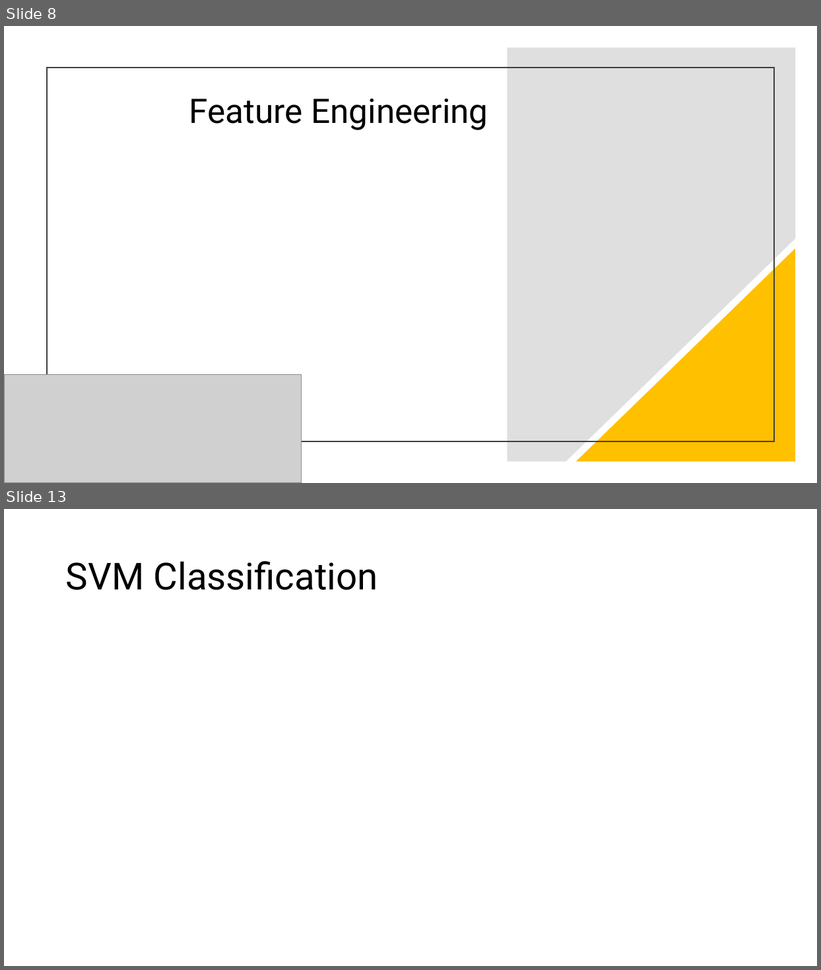
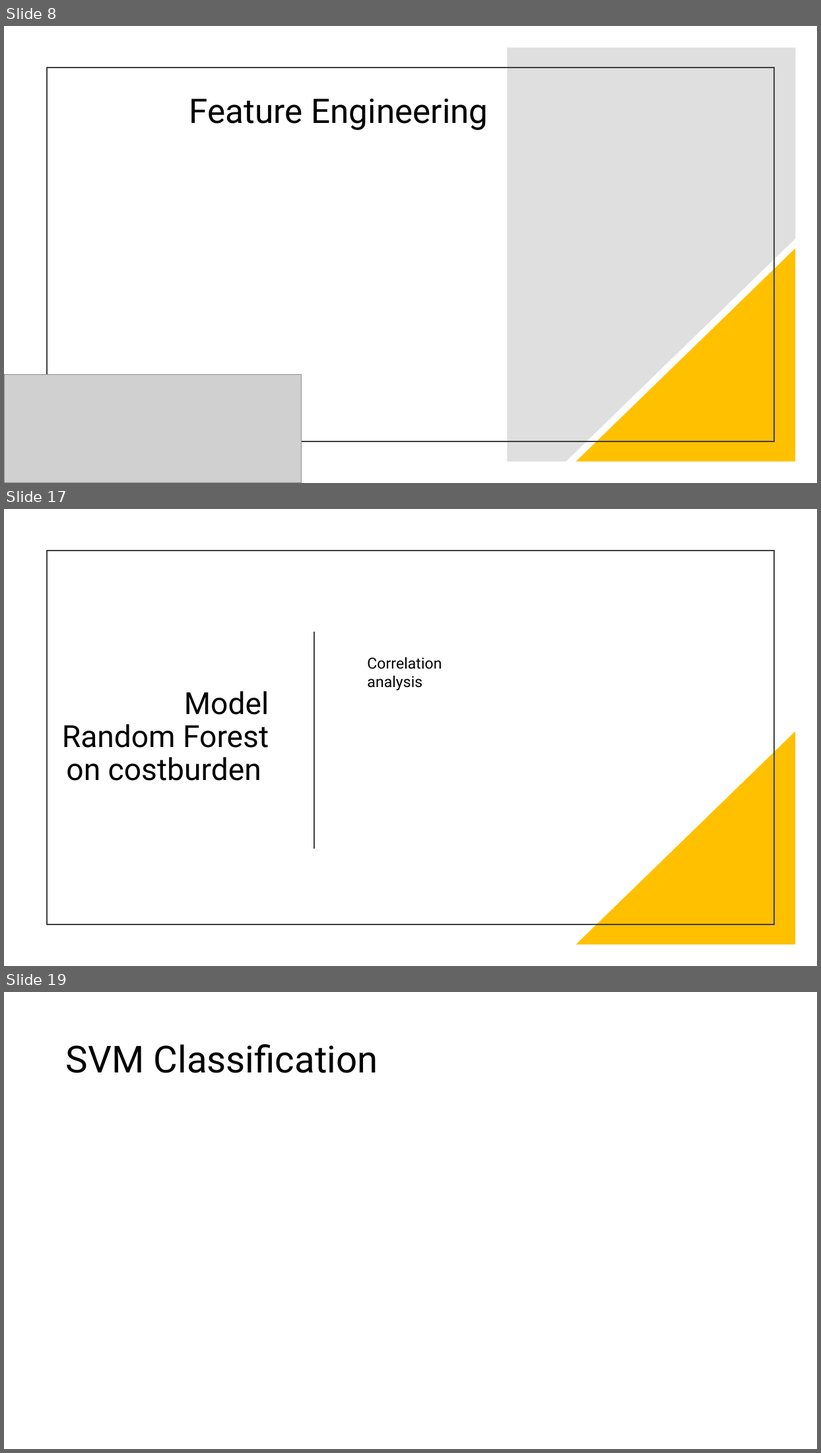
Before and after one commit to shivangiv/MCBS-Healthcare-Analytics, a slide deck: ALY6160GroupFINAL.pptx. Shown one above the other, each under a label of ours: slides 8 and 13 before the commit, slides 8, 17 and 19 after it; the slides between them are not shown. The pictures are 821x970 and 821x1453 pixels, drawn with LibreOffice and Linux fonts; fonts in the diff are those of the drawing; grey boxes stand for pictures. Boxes give left, top, right and bottom in pixels: in the first picture for what was removed or moved away, otherwise in the second. Text is boxed around its words. In the diff, an @@ line names an element or a change of style, - is before the commit and + after.

```diff
--- a/ALY6160GroupFINAL.pptx
+++ b/ALY6160GroupFINAL.pptx
@@ slide 17 added at (x1=4, y1=509, x2=817, y2=966), background #FFFFFF @@
@@ rectangle added at (x1=47, y1=551, x2=774, y2=924), outline #404040 1.5 pt @@
@@ line added from (314, 633) to (314, 849), #404040 1.5 pt @@
@@ text added at (x1=367, y1=657, x2=442, y2=691), 18 pt, text #000000 @@
+Correlation analysis
@@ title added at (x1=62, y1=691, x2=269, y2=781), 36 pt, text #000000 @@
+Model
+Random Forest on costburden
@@ right triangle added at (x1=576, y1=731, x2=796, y2=945), fill #FFC000 @@
@@ what was slide 13 is now slide 19 @@
```
Also in this commit, not shown: 9 slides changed, 7 other slides added.
